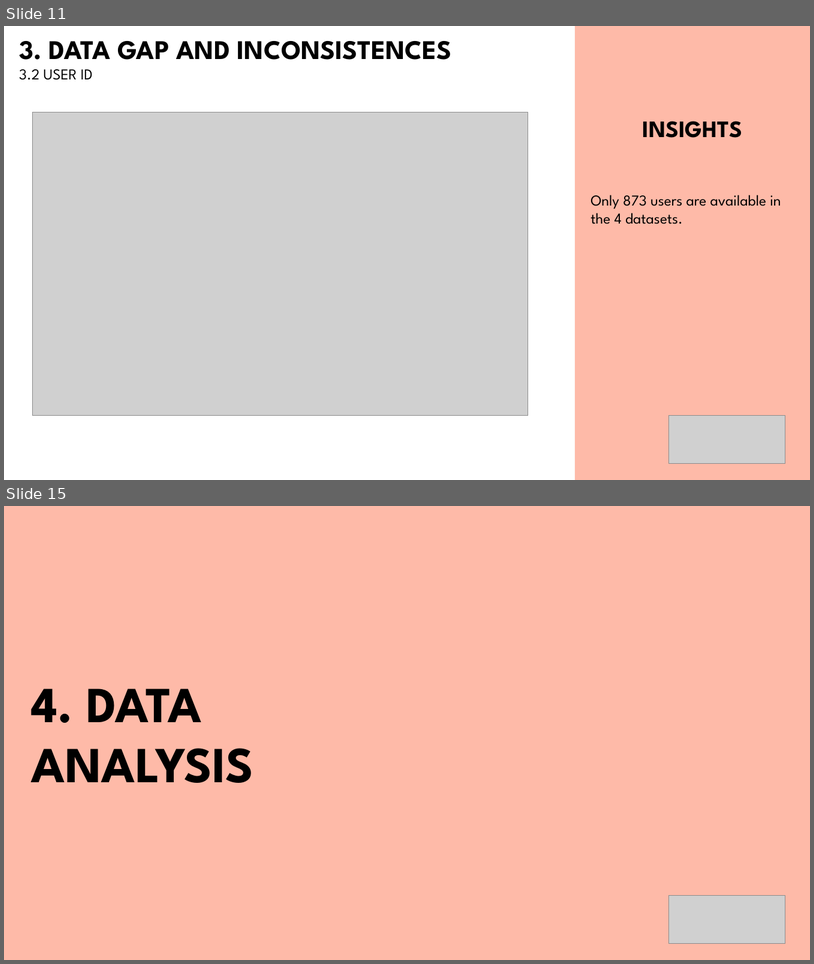
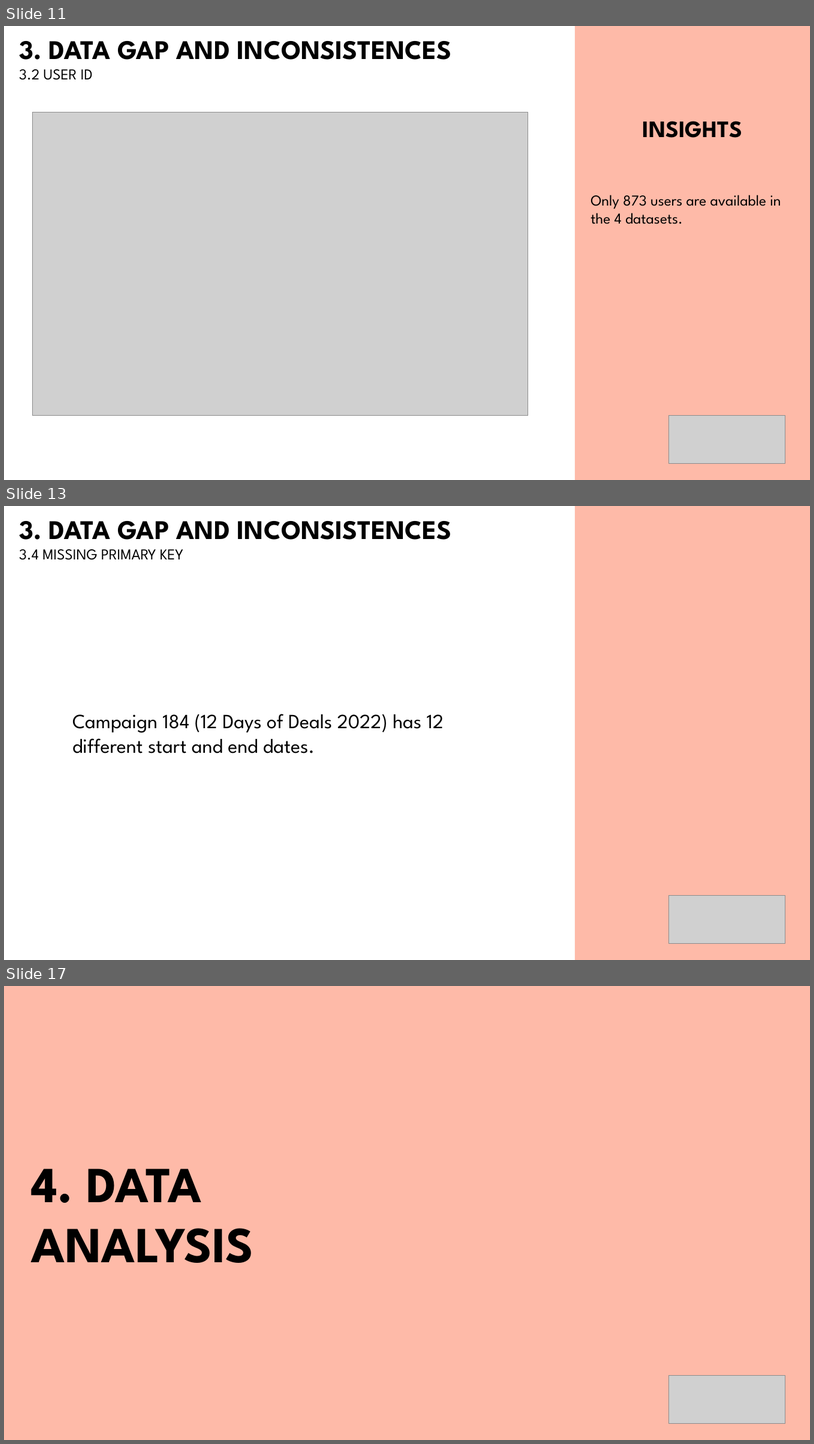
Before and after one commit to bbucalonserra/sales-membership-analysis, a slide deck: presentation.pptx. Shown one above the other, each under a label of ours: slides 11 and 15 before the commit, slides 11, 13 and 17 after it; the slides between them are not shown. The pictures are 814x964 and 814x1444 pixels, drawn with LibreOffice and Linux fonts; fonts in the diff are those of the drawing; grey boxes stand for pictures. Boxes give left, top, right and bottom in pixels: in the first picture for what was removed or moved away, otherwise in the second. Text is boxed around its words. In the diff, an @@ line names an element or a change of style, - is before the commit and + after.

```diff
--- a/presentation.pptx
+++ b/presentation.pptx
@@ slide 13 added at [4, 506, 810, 960], background #FFFFFF @@
@@ text added at [19, 521, 452, 560], 32 pt, text #000000, bold @@
+3. DATA GAP AND INCONSISTENCES
+3.4 MISSING PRIMARY KEY
@@ rectangle added at [575, 506, 810, 960], fill #FEBAA8 @@
@@ text added at [72, 714, 444, 753], 24 pt, text #000000 @@
+Campaign 184 (12 Days of Deals 2022) has 12 different start and end dates.
@@ picture added at [669, 895, 785, 943] @@
@@ what was slide 15 is now slide 17 @@
```
Also in this commit, not shown: 11 slides changed, 6 other slides added, 2 other files.
